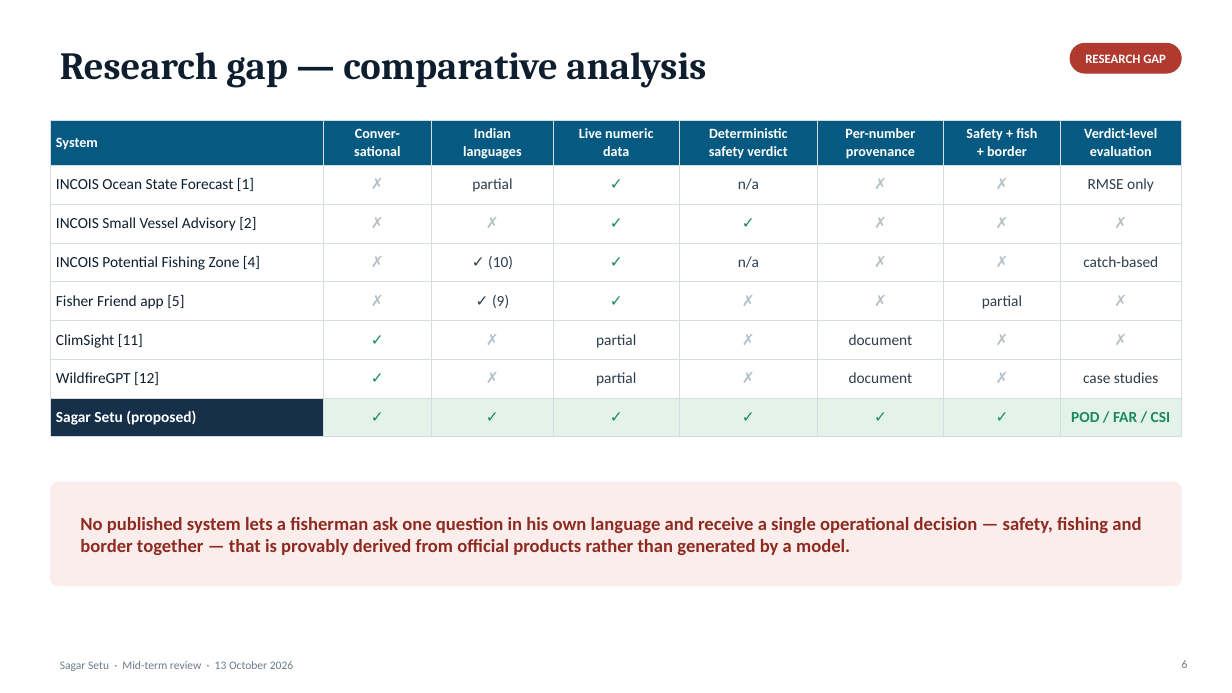
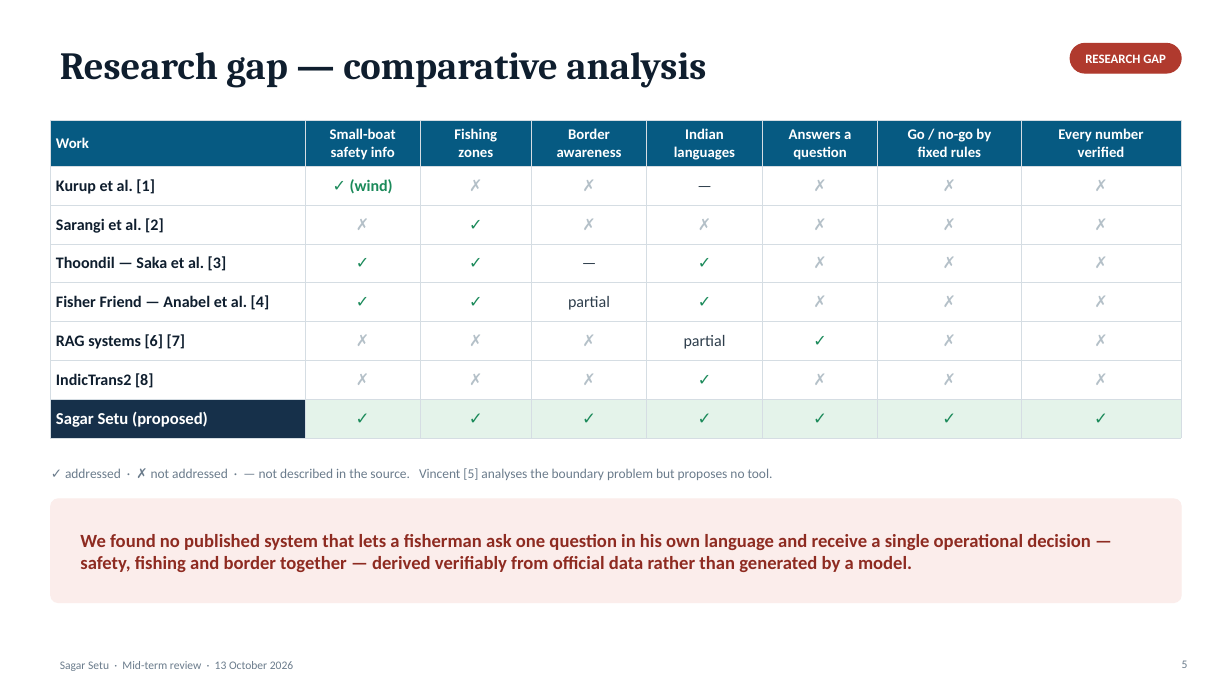
Before and after one commit to harshvsinghnorth/sagar-setu, a slide deck: slide 5 of docs/Sagar_Setu_MidTerm.pptx (slide 6 before the commit). Drawn at 1232x693 pixels with LibreOffice and Linux fonts; fonts in the diff are those of the drawing. Boxes give left, top, right and bottom in pixels: in the first picture for what was removed or moved away, otherwise in the second. Text is boxed around its words. In the diff, an @@ line names an element or a change of style, - is before the commit and + after.

```diff
--- a/docs/Sagar_Setu_MidTerm.pptx
+++ b/docs/Sagar_Setu_MidTerm.pptx
@@ table at (51,120,1181,431) @@
-row 1: System | Conver- / sational | Indian / languages | Live numeric / data | Deterministic / safety verdict | Per-number / provenance | Safety + fish / + border | Verdict-level / evaluation
+row 1: Work | Small-boat / safety info | Fishing / zones | Border / awareness | Indian / languages | Answers a / question | Go / no-go by / fixed rules | Every number / verified
-row 2: INCOIS Ocean State Forecast [1] | ✗ | partial | ✓ | n/a | ✗ | ✗ | RMSE only
+row 2: Kurup et al. [1] | ✓ (wind) | ✗ | ✗ | — | ✗ | ✗ | ✗
-row 3: INCOIS Small Vessel Advisory [2] | ✗ | ✗ | ✓ | ✓ | ✗ | ✗ | ✗
+row 3: Sarangi et al. [2] | ✗ | ✓ | ✗ | ✗ | ✗ | ✗ | ✗
-row 4: INCOIS Potential Fishing Zone [4] | ✗ | ✓ (10) | ✓ | n/a | ✗ | ✗ | catch-based
+row 4: Thoondil — Saka et al. [3] | ✓ | ✓ | — | ✓ | ✗ | ✗ | ✗
-row 5: Fisher Friend app [5] | ✗ | ✓ (9) | ✓ | ✗ | ✗ | partial | ✗
+row 5: Fisher Friend — Anabel et al. [4] | ✓ | ✓ | partial | ✓ | ✗ | ✗ | ✗
-row 6: ClimSight [11] | ✓ | ✗ | partial | ✗ | document | ✗ | ✗
+row 6: RAG systems [6] [7] | ✗ | ✗ | ✗ | partial | ✓ | ✗ | ✗
-row 7: WildfireGPT [12] | ✓ | ✗ | partial | ✗ | document | ✗ | case studies
+row 7: IndicTrans2 [8] | ✗ | ✗ | ✗ | ✓ | ✗ | ✗ | ✗
-row 8, column 8: POD / FAR / CSI
+row 8, column 8: ✓
@@ size 12 to 12.5 pt in "✗", "✗", "✗", "✗" and 11 more places @@
@@ size 12 to 13 pt in "Sagar Setu (proposed)", "✓", "✓", "✓" and 3 more places @@
@@ text added at (65,468,773,480), 10.5 pt, text #6B7C8C @@
+✓ addressed · ✗ not addressed · — not described in the source. Vincent [5] analyses the boundary problem but proposes no tool.
@@ rounded rectangle: place and size @@
-rounded rectangle at (51,482,1181,586)
+rounded rectangle at (51,499,1181,603)
@@ text at (80,534,1091,572): text changed @@
-No published system lets a fisherman ask one question in his own language and receive a single operational decision — safety, fishing and border together — that is provably derived from official products rather than generated by a model.
+We found no published system that lets a fisherman ask one question in his own language and receive a single operational decision — safety, fishing and border together — derived verifiably from official data rather than generated by a model.
@@ page number at (1182,660,1188,668): text changed @@
-6
+5
```
Also in this commit, not shown: 6 other slides changed, 1 slide added, 2 slides removed, 10 other files.
